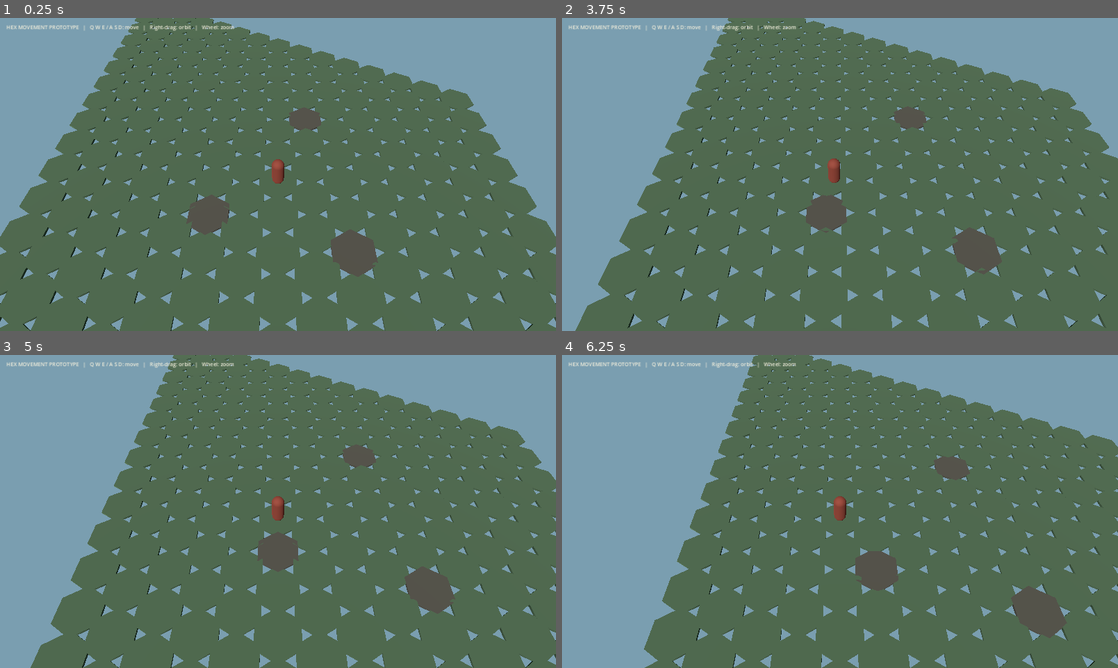
Above: before the commit, frames 1-4 (two rows, left to right).
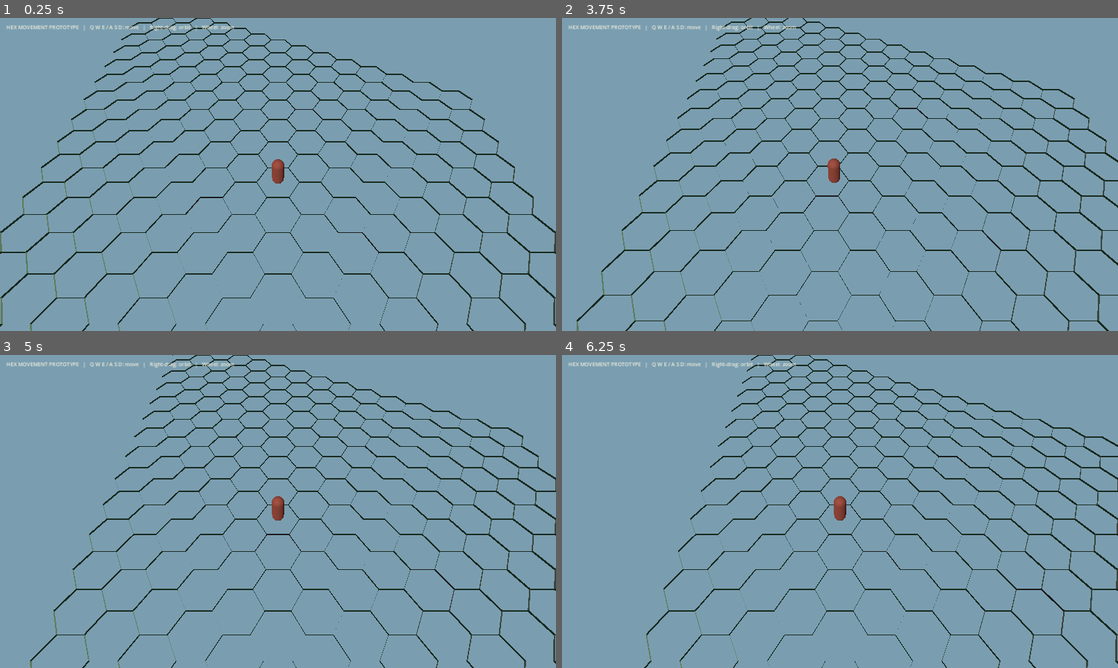
Above: after the commit, the same moments.

Repository: ScottENOC/Silverhart-Saga-3D
Game: Godot game, scene res://scenes/main.tscn
Two runs of this game, one before a commit and one after it. Both use one fixed random seed, a clock stepped at 60 frames per second and the inputs below.
Inputs (mouse positions are in pixels of both pictures, inside the frame that each line leads up to):
- Up to frame 1 (0.25 s): no input
- Up to frame 2 (3.75 s): tap Enter at 0.5, 2, 3.5 s; move the mouse to (962, 158) at 0.52 s; hold D 0.53-1.25 s; tap Q at 0.6, 2.1, 3.6 s; click (962, 158) at 0.67 s; tap Space at 1.25, 2.75 s; drag from (728, 190) to (812, 237) at 1.27 s; move the mouse to (895, 105) at 2.02 s; hold D 2.03-2.75 s; drag from (812, 237) to (673, 127) at 2.77 s; move the mouse to (1006, 221) at 3.52 s; hold A from 3.53 s (still down)
- Up to frame 3 (5 s): release A at 4.25 s; tap Space at 4.25 s; drag from (111, 464) to (194, 433) at 4.27 s
- Up to frame 4 (6.25 s): move the mouse to (867, 511) at 5.02 s; hold S 5.03-5.75 s; tap Q at 5.1 s; click (867, 511) at 5.17 s; drag from (756, 433) to (728, 527) at 5.77 s

The runs differ from the first frame. In frame 1, 75% of the frame differs, in the area x 0-100%, y 0-100%; in frame 2, 72%; in frame 3, 71%; in frame 4, 66%.

Commit message:
Fix flat-top hex tile geometry and add tessellation tests

Diff:
--- a/scripts/world/world_root.gd
+++ b/scripts/world/world_root.gd
@@ -2,6 +2,7 @@
 
 const MAP_RANGE: int = 7
 const HEX_RADIUS: float = HexGrid.DEFAULT_RADIUS_M
+const TILE_THICKNESS: float = 0.12
 
 var simulation: WorldSimulation
 var player_visual: HexActorPresentation
@@ -62,20 +63,55 @@
     blocked_material.albedo_color = Color(0.30, 0.29, 0.25)
     blocked_material.roughness = 1.0
 
+    # Build one explicit flat-top prism mesh and share it across all cells.
+    # Geometry and axial spacing both use HexGrid's same radius/orientation.
+    var tile_mesh := _create_hex_tile_mesh()
+
     for q in range(-MAP_RANGE, MAP_RANGE + 1):
         for r in range(-MAP_RANGE, MAP_RANGE + 1):
             var hex := Vector2i(q, r)
             var tile := MeshInstance3D.new()
-            var mesh := CylinderMesh.new()
-            mesh.top_radius = HEX_RADIUS
-            mesh.bottom_radius = HEX_RADIUS
-            mesh.height = 0.12
-            mesh.radial_segments = 6
-            mesh.rings = 1
-            tile.mesh = mesh
-            tile.position = HexGrid.axial_to_world(hex, HEX_RADIUS, -0.08)
+            tile.mesh = tile_mesh
+            tile.position = HexGrid.axial_to_world(hex, HEX_RADIUS, -TILE_THICKNESS * 0.5 - 0.02)
             tile.material_override = blocked_material if obstacle_hexes.has(hex) else tile_material
             add_child(tile)
+
+func _create_hex_tile_mesh() -> ArrayMesh:
+    var surface := SurfaceTool.new()
+    surface.begin(Mesh.PRIMITIVE_TRIANGLES)
+
+    var corners := HexGrid.corner_offsets(HEX_RADIUS)
+    var half_height: float = TILE_THICKNESS * 0.5
+
+    # Top face: reverse corner order so its normal points upward (+Y).
+    for i in range(HexGrid.SIDE_COUNT):
+        var next_i: int = (i + 1) % HexGrid.SIDE_COUNT
+        surface.set_normal(Vector3.UP)
+        surface.add_vertex(Vector3(0.0, half_height, 0.0))
+        surface.add_vertex(Vector3(corners[next_i].x, half_height, corners[next_i].y))
+        surface.add_vertex(Vector3(corners[i].x, half_height, corners[i].y))
+
+    # Six vertical side faces with outward-facing normals.
+    for i in range(HexGrid.SIDE_COUNT):
+        var next_i: int = (i + 1) % HexGrid.SIDE_COUNT
+        var current_top := Vector3(corners[i].x, half_height, corners[i].y)
+        var next_top := Vector3(corners[next_i].x, half_height, corners[next_i].y)
+        var current_bottom := Vector3(corners[i].x, -half_height, corners[i].y)
+        var next_bottom := Vector3(corners[next_i].x, -half_height, corners[next_i].y)
+        var middle_angle: float = deg_to_rad(60.0 * (float(i) + 0.5))
+        var side_normal := Vector3(cos(middle_angle), 0.0, sin(middle_angle))
+
+        surface.set_normal(side_normal)
+        surface.add_vertex(current_top)
+        surface.add_vertex(next_top)
+        surface.add_vertex(next_bottom)
+
+        surface.set_normal(side_normal)
+        surface.add_vertex(current_top)
+        surface.add_vertex(next_bottom)
+        surface.add_vertex(current_bottom)
+
+    return surface.commit()
 
 func _create_player() -> void:
     player_visual = HexActorPresentation.new()
